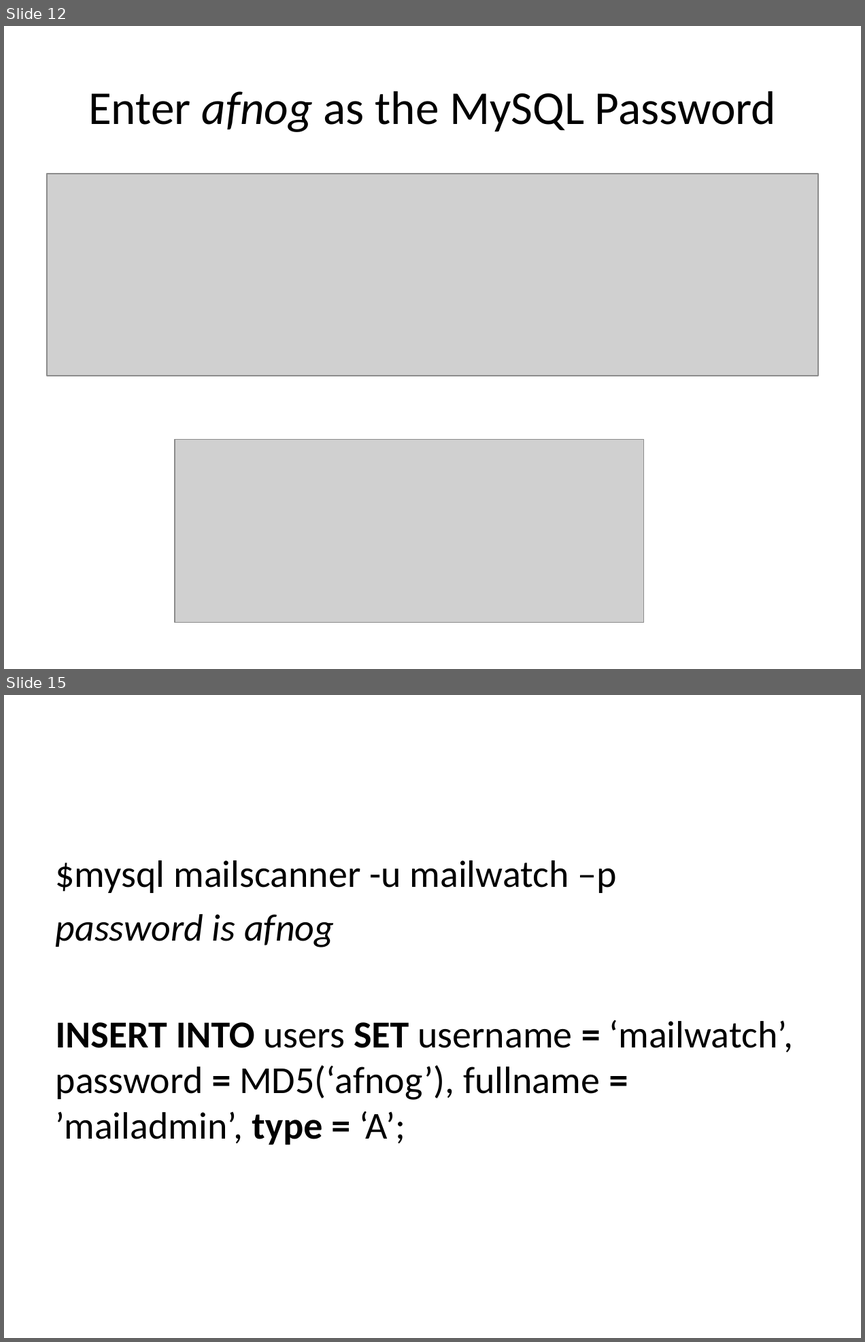
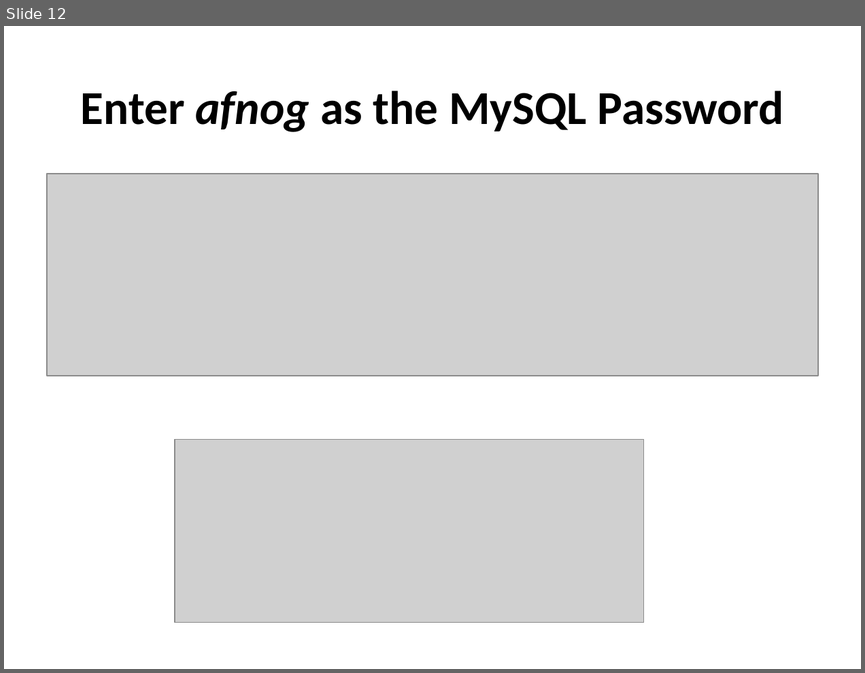
Before and after one commit to afnog/sse, a slide deck: postfix/mailfilter-pt2.pptx. Shown one above the other, each under a label of ours: slides 12 and 15 before the commit, slide 12 after it; the slides between them are not shown. The pictures are 865x1342 and 865x673 pixels, drawn with LibreOffice and Linux fonts; fonts in the diff are those of the drawing; grey boxes stand for pictures. Boxes give left, top, right and bottom in pixels: in the first picture for what was removed or moved away, otherwise in the second. Text is boxed around its words. In the diff, an @@ line names an element or a change of style, - is before the commit and + after.

```diff
--- a/postfix/mailfilter-pt2.pptx
+++ b/postfix/mailfilter-pt2.pptx
@@ slide 15 removed at <box>4,695,861,1338</box>, background #FFFFFF @@
@@ text removed at <box>56,860,793,1144</box> @@
-$mysql mailscanner -u mailwatch –p
-password is afnog
-INSERT INTO users SET username = ‘mailwatch’, password = MD5(‘afnog’), fullname = ’mailadmin’, type = ‘A’;
@@ slide 12 changed as well @@
@@ title "Enter afnog as the MySQL ..." at <box>81,91,784,132</box>: bold on @@
```
Also in this commit, not shown: 2 other slides changed, 9 slides added, 11 other slides removed.
